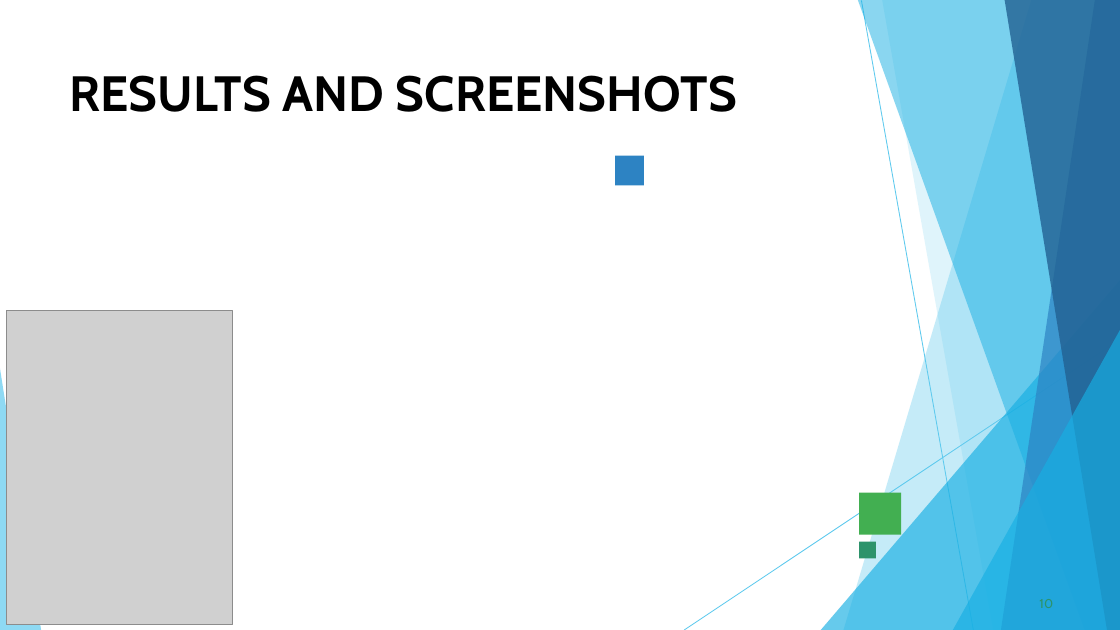
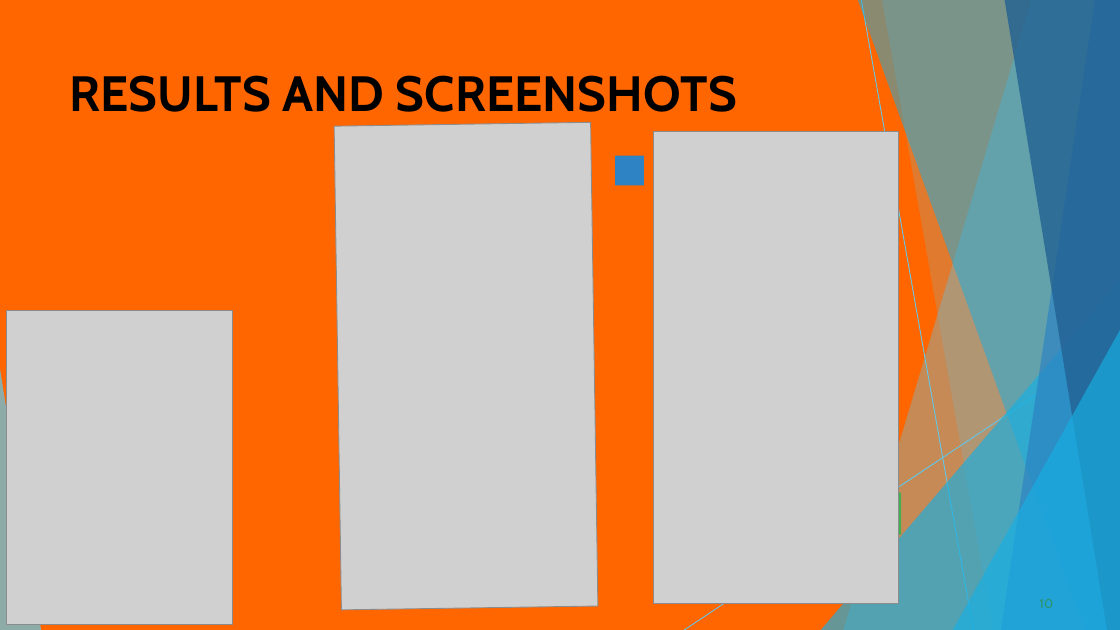
Before and after one commit to mohanpriyamohan2006-create/Mohan-priya--NM-edunet-project-, a slide deck: slide 10 of PPT FWD TNSDC 2025.pptx. Drawn at 1120x630 pixels with LibreOffice and Linux fonts; fonts in the diff are those of the drawing; grey boxes stand for pictures. Boxes give left, top, right and bottom in pixels: in the first picture for what was removed or moved away, otherwise in the second. Text is boxed around its words. In the diff, an @@ line names an element or a change of style, - is before the commit and + after.

```diff
--- a/PPT FWD TNSDC 2025.pptx
+++ b/PPT FWD TNSDC 2025.pptx
@@ background #FFFFFF to #FF6600 @@
@@ picture added at <box>334,122,598,610</box> @@
@@ picture added at <box>654,132,898,604</box> @@
@@ freeform shape removed at <box>860,542,876,559</box> @@
```
Also in this commit, not shown: 8 other slides changed, 4 slides added, 2 slides removed.
